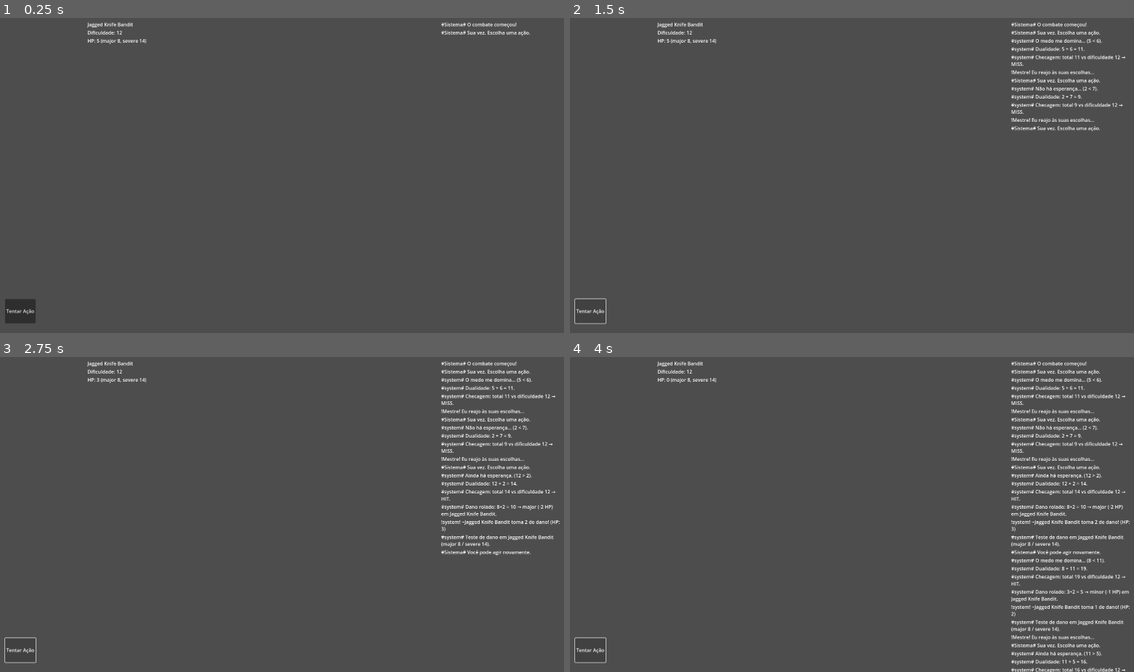
Above: before the commit, frames 1-4 (two rows, left to right).
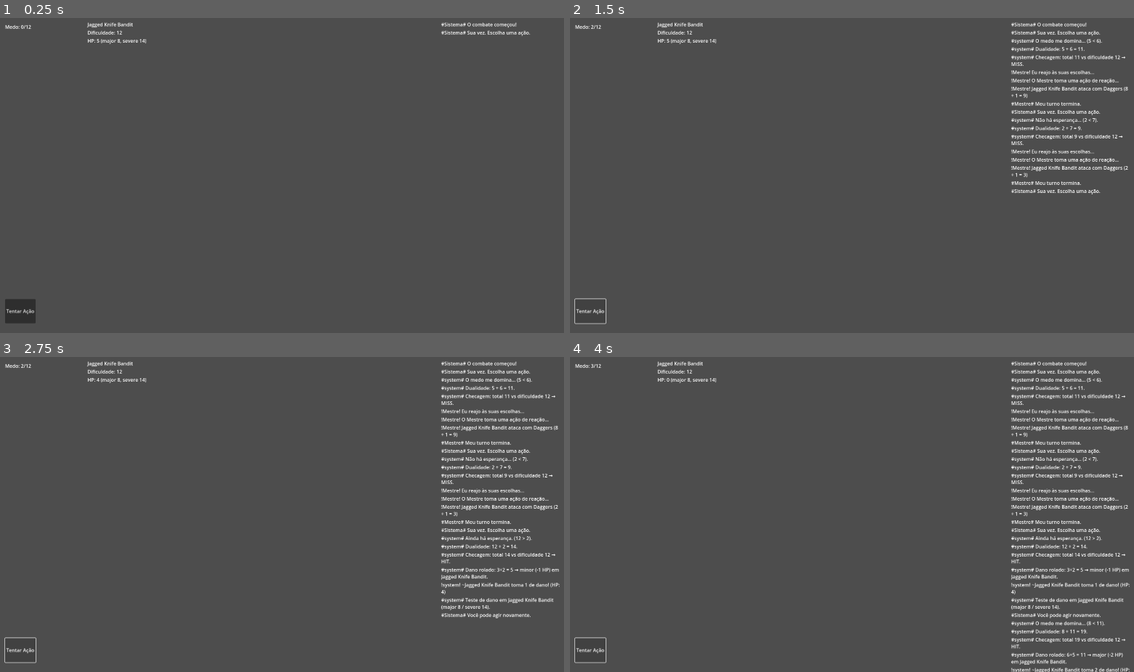
Above: after the commit, the same moments.

Repository: lucsantunes/daggerheart
Game: Godot game, scene res://scenes/CombatScene.tscn
Same seed, same stepped clock (60 frames per second), same inputs: the game is played once before the commit and once after it. The project has no main scene, so this scene is started directly.
Inputs:
- Up to frame 1 (0.25 s): no input
- Up to frame 2 (1.5 s): click "Tentar Ação" at 0.5 s; click "Tentar Ação" at 1.25 s
- Up to frame 3 (2.75 s): click "Tentar Ação" at 2 s
- Up to frame 4 (4 s): tap Enter at 2.75 s; tap L at 2.85, 3.6 s; tap Space at 3.5 s

The runs differ from the first frame. In frame 1, less than 0.1% of the frame differs, in the area x 0-6%, y 2-4%; in frame 2, 1.7%; in frame 3, 3.3%; in frame 4, 4.8%, in the area x 0-100%, y 2-100%.

Commit message:
Add MasterAI and MasterStatusBox scripts to enhance combat mechanics. Update CombatScene to integrate new AI logic and UI for tracking Master's Fear. Connect signals for turn management and fear updates, improving gameplay feedback.

Diff:
--- a/scenes/CombatScene.tscn
+++ b/scenes/CombatScene.tscn
@@ -9,6 +9,8 @@
 [ext_resource type="Script" path="res://scripts/combat_manager.gd" id="7_8lq1d"]
 [ext_resource type="Script" path="res://scripts/enemy_party.gd" id="8_wk8c1"]
 [ext_resource type="Script" path="res://scripts/player_party.gd" id="9_9y2dp"]
+[ext_resource type="Script" path="res://scripts/master_ai.gd" id="10_yw0m7"]
+[ext_resource type="Script" path="res://scripts/ui_master_status_box.gd" id="11_n3k4h"]
 
 [node name="CombatScene" type="Node2D"]
 script = ExtResource("1_rx5ct")
@@ -47,6 +49,13 @@
 size_flags_horizontal = 3
 script = ExtResource("8_wk8c1")
 
+[node name="MasterStatusBox" type="HBoxContainer" parent="UI"]
+offset_left = 48.0
+offset_top = 48.0
+offset_right = 248.0
+offset_bottom = 88.0
+script = ExtResource("11_n3k4h")
+
 [node name="DiceRoller" type="Node" parent="."]
 script = ExtResource("3_yi6w0")
 
@@ -58,3 +67,6 @@
 
 [node name="CombatManager" type="Node" parent="."]
 script = ExtResource("7_8lq1d")
+
+[node name="MasterAI" type="Node" parent="."]
+script = ExtResource("10_yw0m7")
--- a/scripts/combat_scene.gd
+++ b/scripts/combat_scene.gd
@@ -8,6 +8,8 @@
 @onready var combat_manager = $CombatManager
 @onready var enemy_party = $UI/EnemyParty
 @onready var player_party = $UI/PlayerParty
+@onready var master_ai = $MasterAI
+@onready var master_status_box = $UI/MasterStatusBox
 var current_target: Node = null
 
 
@@ -19,6 +21,8 @@
 	action_panel.action_pressed.connect(_on_action_pressed)
 	combat_manager.damage_applied.connect(_on_damage_applied)
 	combat_manager.damage_categorized.connect(_on_damage_categorized)
+	master_ai.fear_changed.connect(_on_master_fear_changed)
+	master_ai.turn_finished.connect(_on_master_turn_finished)
 
 	# Opening message
 	chat_log.add_entry("Sistema", "O combate começou!", "narration")
@@ -42,9 +46,8 @@
 func _on_master_turn_started() -> void:
 	action_panel.set_buttons_enabled(false)
 	chat_log.add_entry("Mestre", "Eu reajo às suas escolhas...", "effect")
-	# For now, Master just ends its turn immediately
-	print("[CombatScene] Master turn started. Reacting and ending.")
-	turn_manager.end_master_turn()
+	print("[CombatScene] Master turn started. Delegating to MasterAI.")
+	master_ai.take_turn(enemy_party, dice_roller, chat_log)
 
 
 func _on_action_pressed(action_id: String) -> void:
@@ -105,7 +108,8 @@
 	# End or continue turn based on outcome
 	if should_end_after:
 		if result_type == "fear":
-			print("[CombatScene] Fear outcome. Ending player turn after action.")
+			print("[CombatScene] Fear outcome. Incrementing Master Fear and ending turn.")
+			master_ai.add_fear(1)
 		else:
 			print("[CombatScene] Miss. Ending player turn.")
 		turn_manager.end_player_turn()
@@ -132,3 +136,14 @@
 		"hp_loss": hp_loss,
 		"breakdown": breakdown
 	})
+
+
+func _on_master_fear_changed(value: int) -> void:
+	if master_status_box and master_status_box.has_method("set_fear"):
+		master_status_box.set_fear(value)
+	print("[CombatScene] UI updated with Master Fear: %d/12" % value)
+
+
+func _on_master_turn_finished() -> void:
+	print("[CombatScene] MasterAI signaled end of turn.")
+	turn_manager.end_master_turn()
--- /dev/null
+++ b/scripts/master_ai.gd
@@ -0,0 +1,61 @@
+extends Node
+
+# Tracks the Master's Fear resource and performs simple reactions on the Master's turn
+signal fear_changed(new_value: int)
+signal turn_finished
+
+var fear_count: int = 0
+
+
+func add_fear(amount: int) -> void:
+	fear_count = clamp(fear_count + amount, 0, 12)
+	print("[MasterAI] Fear increased by %d → %d/12" % [amount, fear_count])
+	emit_signal("fear_changed", fear_count)
+
+
+func take_turn(enemy_party: Node, dice_roller: Node, chat_log: Node) -> void:
+	print("[MasterAI] Taking turn.")
+	if chat_log and chat_log.has_method("add_entry"):
+		chat_log.add_entry("Mestre", "O Mestre toma uma ação de reação...", "effect")
+
+	var monster: Node = null
+	if enemy_party and enemy_party.get_child_count() > 0:
+		monster = enemy_party.get_child(0)
+
+	if monster == null:
+		print("[MasterAI] No monsters available. Ending turn.")
+		if chat_log and chat_log.has_method("add_entry"):
+			chat_log.add_entry("Mestre", "Nenhum monstro disponível. O Mestre observa.", "narration")
+		emit_signal("turn_finished")
+		return
+
+	var weapon_roll := "1d6"
+	var weapon_name := "Ataque"
+	var monster_name := "Monstro"
+	if typeof(monster) == TYPE_OBJECT:
+		# Identify MonsterCharacter by presence of method and read its data bag
+		if monster.has_method("apply_hp_loss"):
+			if typeof(monster.data) == TYPE_DICTIONARY:
+				if monster.data.has("weapon_roll"):
+					weapon_roll = String(monster.data.weapon_roll)
+				if monster.data.has("weapon_name"):
+					weapon_name = String(monster.data.weapon_name)
+				if monster.data.has("name"):
+					monster_name = String(monster.data.name)
+
+	var total := 0
+	if dice_roller and dice_roller.has_method("roll_string"):
+		total = int(dice_roller.roll_string(weapon_roll))
+		var breakdown := str(total)
+		if typeof(dice_roller.last_roll_details) == TYPE_DICTIONARY and dice_roller.last_roll_details.has("breakdown"):
+			breakdown = str(dice_roller.last_roll_details["breakdown"])
+		print("[MasterAI] %s orders %s to strike (%s = %d)" % [monster_name, weapon_name, breakdown, total])
+		if chat_log and chat_log.has_method("add_entry"):
+			chat_log.add_entry("Mestre", "%s ataca com %s (%s = %d)" % [monster_name, weapon_name, breakdown, total], "effect")
+	else:
+		print("[MasterAI] DiceRoller not available; cannot roll damage.")
+
+	if chat_log and chat_log.has_method("add_entry"):
+		chat_log.add_entry("Mestre", "Meu turno termina.", "narration")
+	print("[MasterAI] Turn finished.")
+	emit_signal("turn_finished")
--- /dev/null
+++ b/scripts/ui_master_status_box.gd
@@ -0,0 +1,14 @@
+extends HBoxContainer
+
+@onready var label := Label.new()
+
+
+func _ready() -> void:
+	label.text = "Medo: 0/12"
+	add_child(label)
+	print("[MasterStatusBox] Ready. Fear display initialized.")
+
+
+func set_fear(value: int) -> void:
+	label.text = "Medo: %d/12" % value
+	print("[MasterStatusBox] Fear updated → %d/12" % value)
